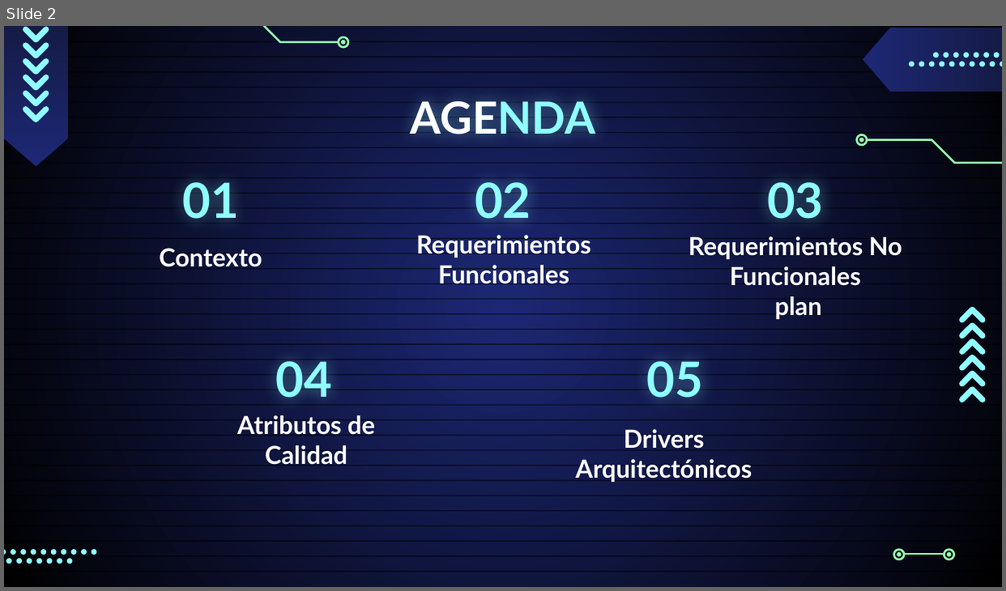
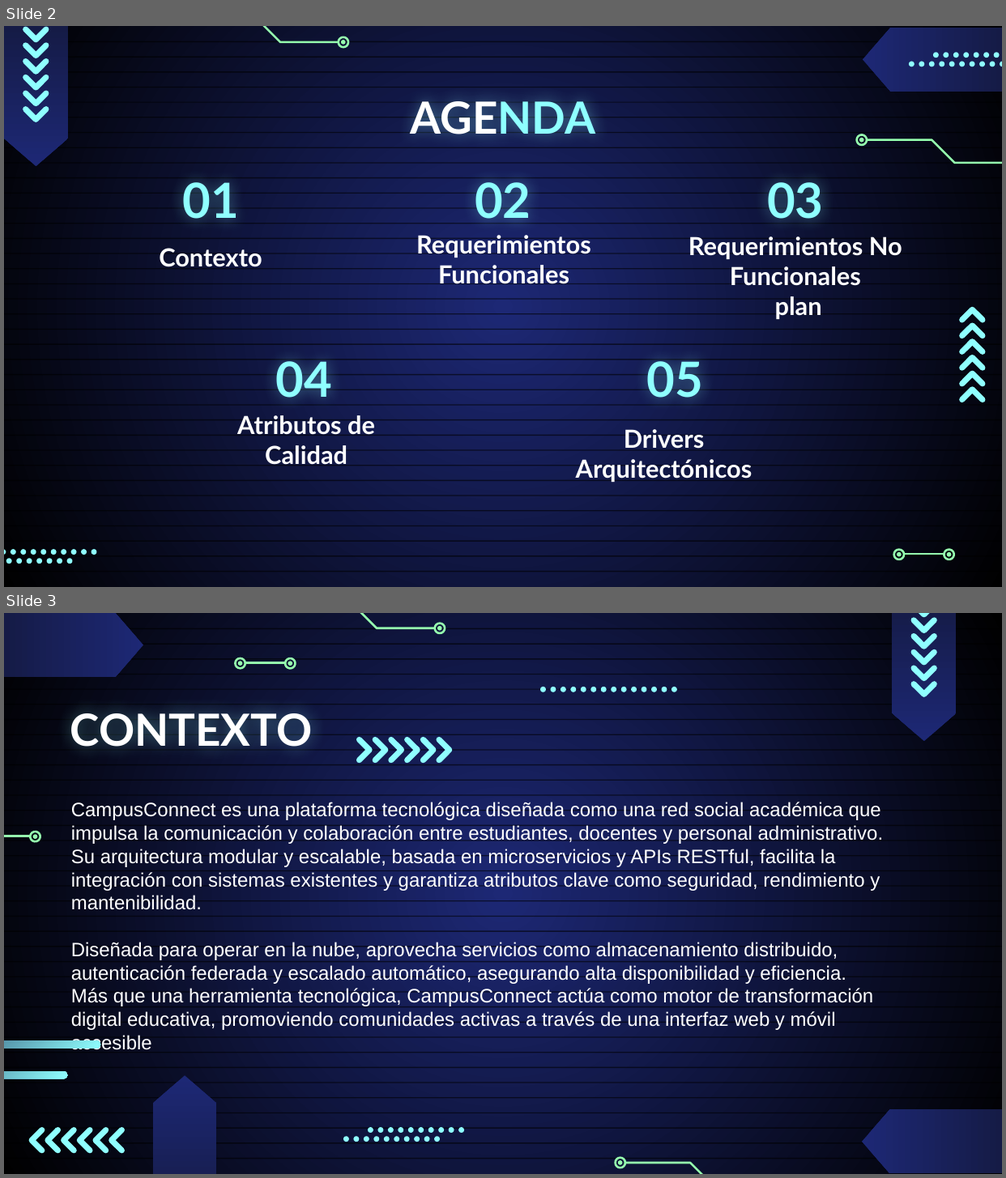
Before and after one commit to Jucer74/SoftwareArchitecture, a slide deck: Project/Context/CAMPUSCONNECT.Context.pptx. Shown one above the other, each under a label of ours: slide 2 before the commit, slides 2 and 3 after it. The pictures are 1006x591 and 1006x1178 pixels, drawn with LibreOffice and Linux fonts; fonts in the diff are those of the drawing. Boxes give left, top, right and bottom in pixels: in the first picture for what was removed or moved away, otherwise in the second. Text is boxed around its words. In the diff, an @@ line names an element or a change of style, - is before the commit and + after.

```diff
--- a/Project/Context/CAMPUSCONNECT.Context.pptx
+++ b/Project/Context/CAMPUSCONNECT.Context.pptx
@@ slide 3 added at [4, 613, 1002, 1174], background gradient #1D2875 to #000000; not listed: 36 template elements that a slide beside it also shows @@
@@ flow chart offpage connector added at [4, 613, 143, 677], fill gradient #1D2875 to #151B46 @@
@@ freeform shape added at [289, 613, 435, 628], outline #95FFAE 1.5 pt @@
@@ freeform shape added at [435, 623, 445, 633], outline #95FFAE 1.5 pt @@
@@ freeform shape added at [437, 626, 442, 631], fill #95FFAE @@
@@ group added at [892, 613, 956, 741]: 6 freeform shapes, 1 flow chart offpage connector @@
@@ group added at [236, 658, 296, 669]: 5 freeform shapes @@
@@ title added at [70, 707, 313, 754], 32 pt, text #FFFFFF, bold @@
+CONTEXTO
@@ group added at [540, 687, 678, 693]: 14 ellipses @@
@@ group added at [356, 737, 453, 763]: 6 freeform shapes @@
@@ subtitle added at [71, 802, 884, 1050], 14 pt, text #FFFFFF @@
+CampusConnect es una plataforma tecnológica diseñada como una red social académica que impulsa la comunicación y colaboración entre estudiantes, docentes y personal administrativo. Su arquitectura modular y escalable, basada en microservicios y APIs RESTful, facilita la integración con sistemas existentes y garantiza atributos clave como seguridad, rendimiento y mantenibilidad.
+Diseñada para operar en la nube, aprovecha servicios como almacenamiento distribuido, autenticación federada y escalado automático, asegurando alta disponibilidad y eficiencia. Más que una herramienta tecnológica, CampusConnect actúa como motor de transformación digital educativa, promoviendo comunidades activas a través de una interfaz web y móvil accesible
@@ freeform shape added at [4, 836, 29, 836], outline #95FFAE 1.5 pt @@
@@ freeform shape added at [30, 832, 41, 842], outline #95FFAE 1.5 pt @@
@@ freeform shape added at [33, 835, 38, 840], fill #95FFAE @@
@@ rounded rectangle added at [4, 1041, 100, 1048], fill gradient #151B46 to #8FFFFF @@
@@ rounded rectangle added at [4, 1071, 67, 1078], fill gradient #151B46 to #8FFFFF @@
@@ flow chart offpage connector added at [153, 1076, 216, 1174], fill gradient #1D2875 to #151B46 @@
@@ flow chart offpage connector added at [863, 1110, 1002, 1174], fill gradient #1D2875 to #151B46 @@
@@ group added at [29, 1128, 126, 1154]: 6 freeform shapes @@
@@ group added at [343, 1128, 464, 1143]: 20 ellipses @@
@@ freeform shape added at [615, 1158, 624, 1168], outline #95FFAE 1.5 pt @@
@@ freeform shape added at [618, 1161, 623, 1166], fill #95FFAE @@
@@ freeform shape added at [626, 1163, 771, 1174], outline #95FFAE 1.5 pt @@
```
Also in this commit, not shown: 1 slide changed, 1 other slide added, 3 slides removed.
